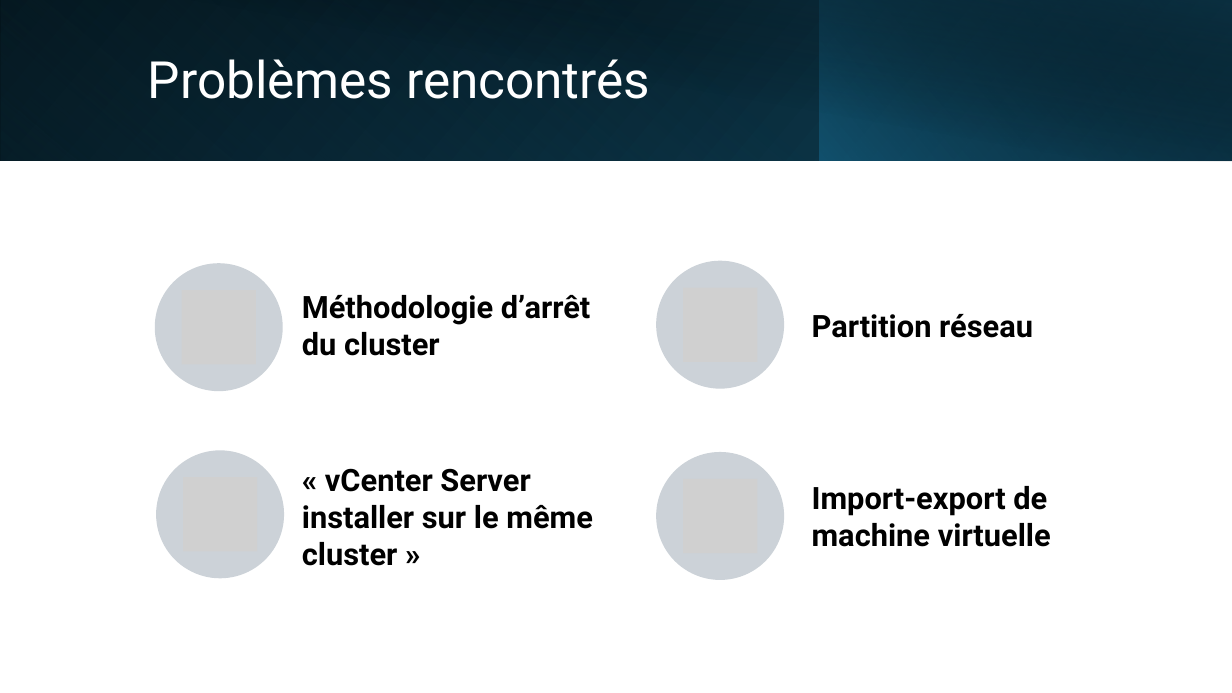
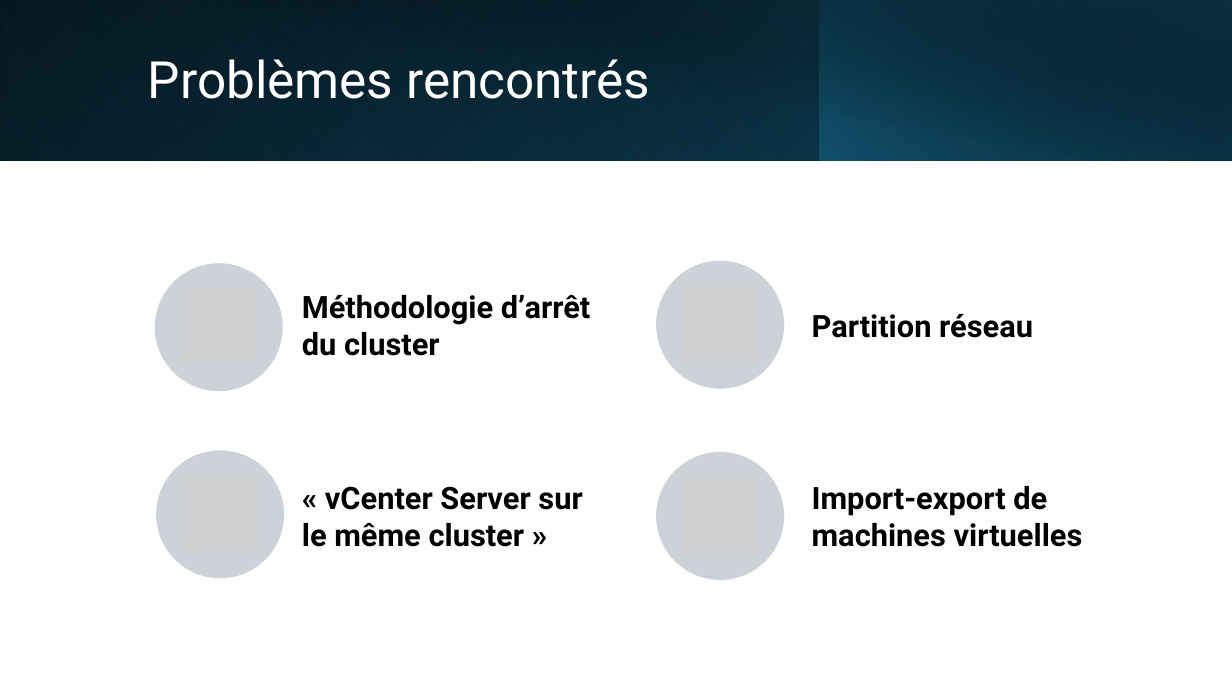
Before and after one commit to Vinc1347900/Stage_Henallux, a slide deck: slide 24 of TFE/DHAIMI_Vincent_PP_TFE.pptx. Drawn at 1232x693 pixels with LibreOffice and Linux fonts; fonts in the diff are those of the drawing; grey boxes stand for pictures. Boxes give left, top, right and bottom in pixels: in the first picture for what was removed or moved away, otherwise in the second. Text is boxed around its words. In the diff, an @@ line names an element or a change of style, - is before the commit and + after.

```diff
--- a/TFE/DHAIMI_Vincent_PP_TFE.pptx
+++ b/TFE/DHAIMI_Vincent_PP_TFE.pptx
@@ text in free at bbox=[302, 486, 582, 547]: text changed @@
-« vCenter Server installer sur le même cluster »
+« vCenter Server sur le même cluster »
@@ text in free at bbox=[812, 486, 1083, 547]: text changed @@
-Import-export de machine virtuelle
+Import-export de machines virtuelles
```
Also in this commit, not shown: 15 other slides changed, 4 other files.
